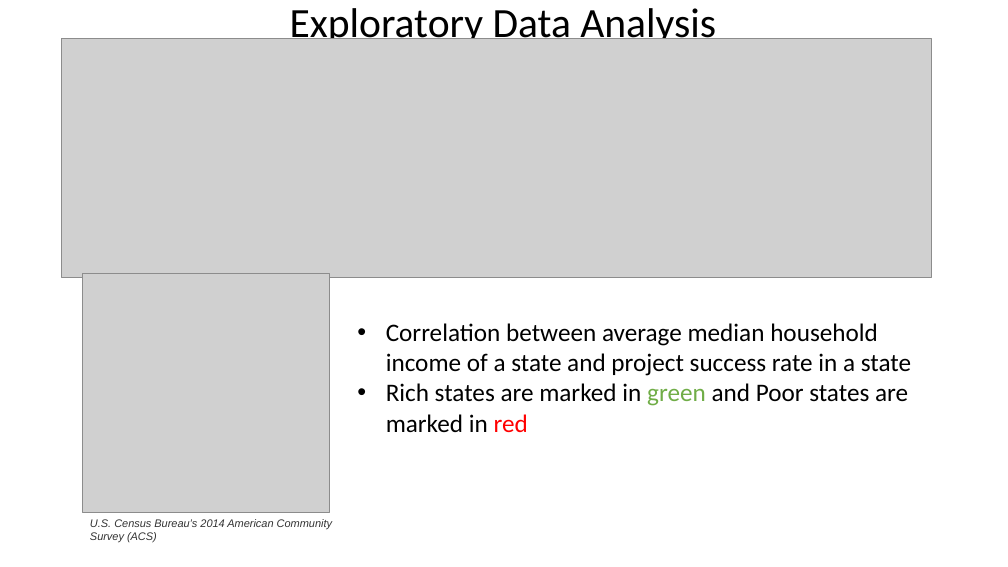
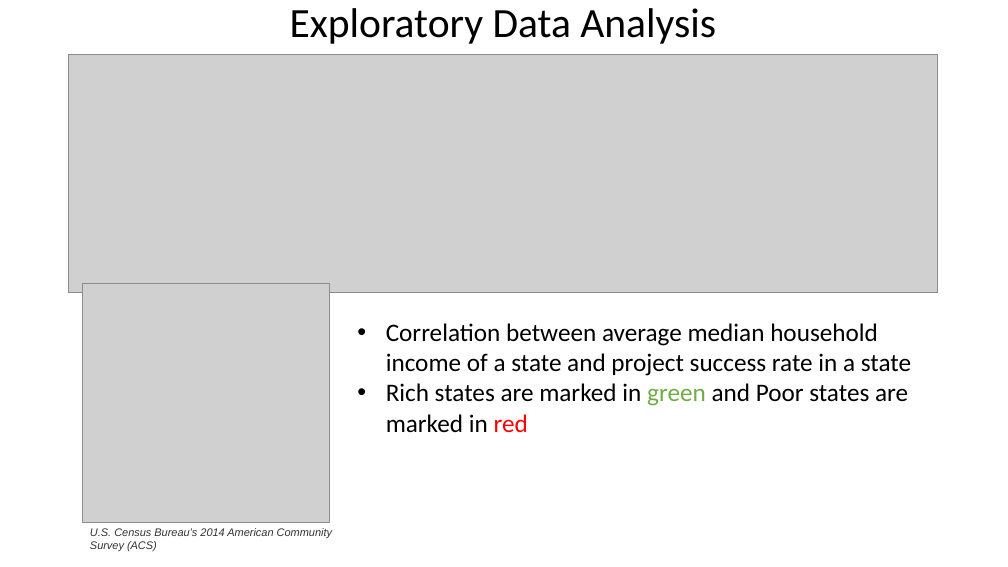
Before and after one commit to Naveed1842/data-science-intensive-2, a slide deck: slide 12 of Donor-Choose-Project/CapstoneProject_Slides.pptx. Drawn at 1008x567 pixels with LibreOffice and Linux fonts; fonts in the diff are those of the drawing; grey boxes stand for pictures. Boxes give left, top, right and bottom in pixels: in the first picture for what was removed or moved away, otherwise in the second. Text is boxed around its words. In the diff, an @@ line names an element or a change of style, - is before the commit and + after.

Commit message:
minor change

```diff
--- a/Donor-Choose-Project/CapstoneProject_Slides.pptx
+++ b/Donor-Choose-Project/CapstoneProject_Slides.pptx
@@ picture: place and size @@
-picture at (62, 39, 932, 278)
+picture at (68, 54, 938, 293)
@@ picture: place and size @@
-picture at (82, 274, 329, 513)
+picture at (82, 284, 329, 523)
@@ text "U.S. Census Bureau’s 2014 American ...": place and size @@
-text "U.S. Census Bureau’s 2014 American ..." at (90, 519, 332, 542)
+text "U.S. Census Bureau’s 2014 American ..." at (90, 528, 332, 552)
```
